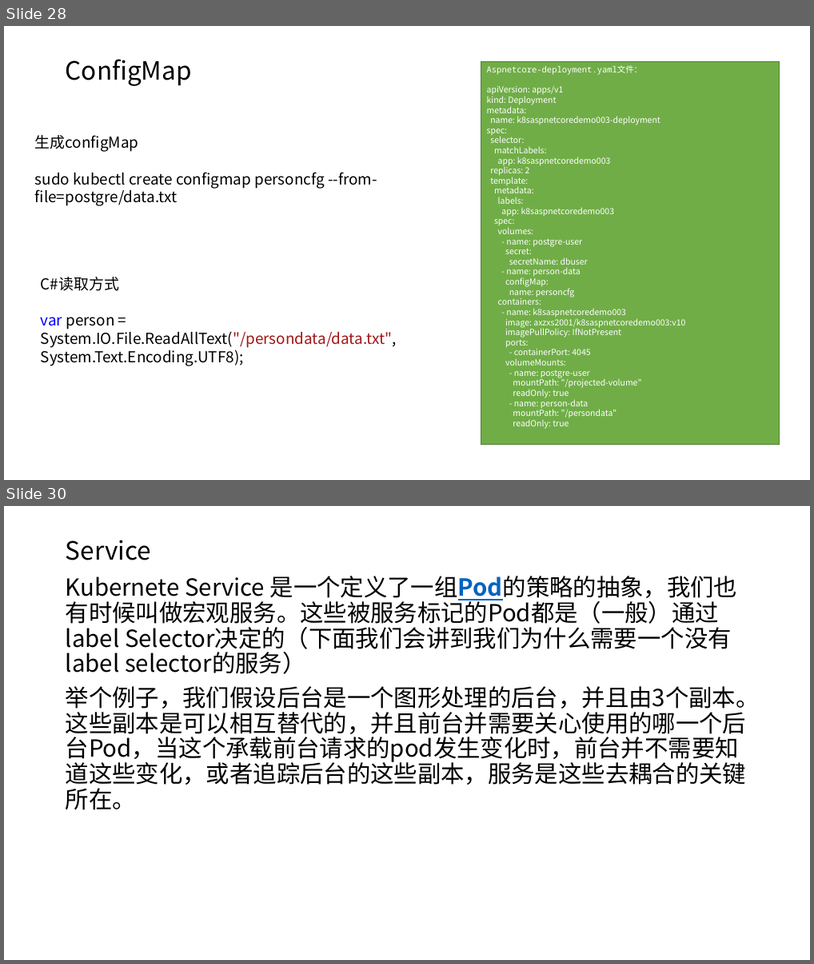
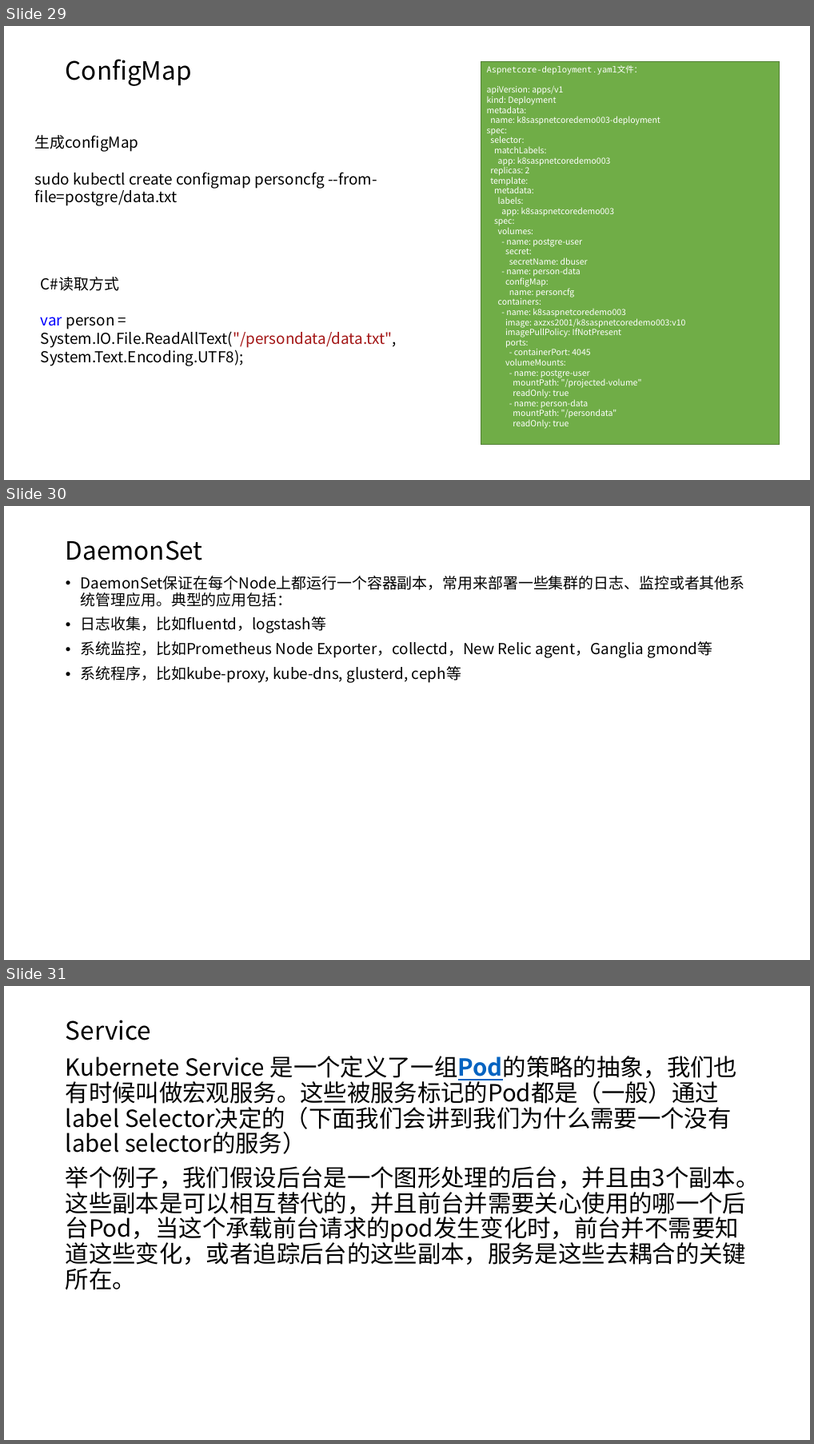
Before and after one commit to axzxs2001/Asp.NetCoreExperiment, a slide deck: Asp.NetCoreExperiment/kubernetes/kubernetes.pptx. Shown one above the other, each under a label of ours: slides 28 and 30 before the commit, slides 29, 30 and 31 after it; the slides between them are not shown. The pictures are 814x964 and 814x1444 pixels, drawn with LibreOffice and Linux fonts; fonts in the diff are those of the drawing. Boxes give left, top, right and bottom in pixels: in the first picture for what was removed or moved away, otherwise in the second. Text is boxed around its words. In the diff, an @@ line names an element or a change of style, - is before the commit and + after.

```diff
--- a/Asp.NetCoreExperiment/kubernetes/kubernetes.pptx
+++ b/Asp.NetCoreExperiment/kubernetes/kubernetes.pptx
@@ slide 30 added at (4, 506, 810, 960), background #FFFFFF @@
@@ title added at (66, 540, 203, 560), 30 pt, text #000000 @@
+DaemonSet
@@ text added at (81, 576, 746, 683), 18 pt, text #000000 @@
+• DaemonSet保证在每个Node上都运行一个容器副本，常用来部署一些集群的日志、监控或者其他系统管理应用。典型的应用包括：
+• 日志收集，比如fluentd，logstash等
+• 系统监控，比如Prometheus Node Exporter，collectd，New Relic agent，Ganglia gmond等
+• 系统程序，比如kube-proxy, kube-dns, glusterd, ceph等
@@ what was slide 28 is now slide 29 @@
@@ what was slide 30 is now slide 31 @@
```
Also in this commit, not shown: 1 slide changed, 2 other slides added, 2 slides removed.
